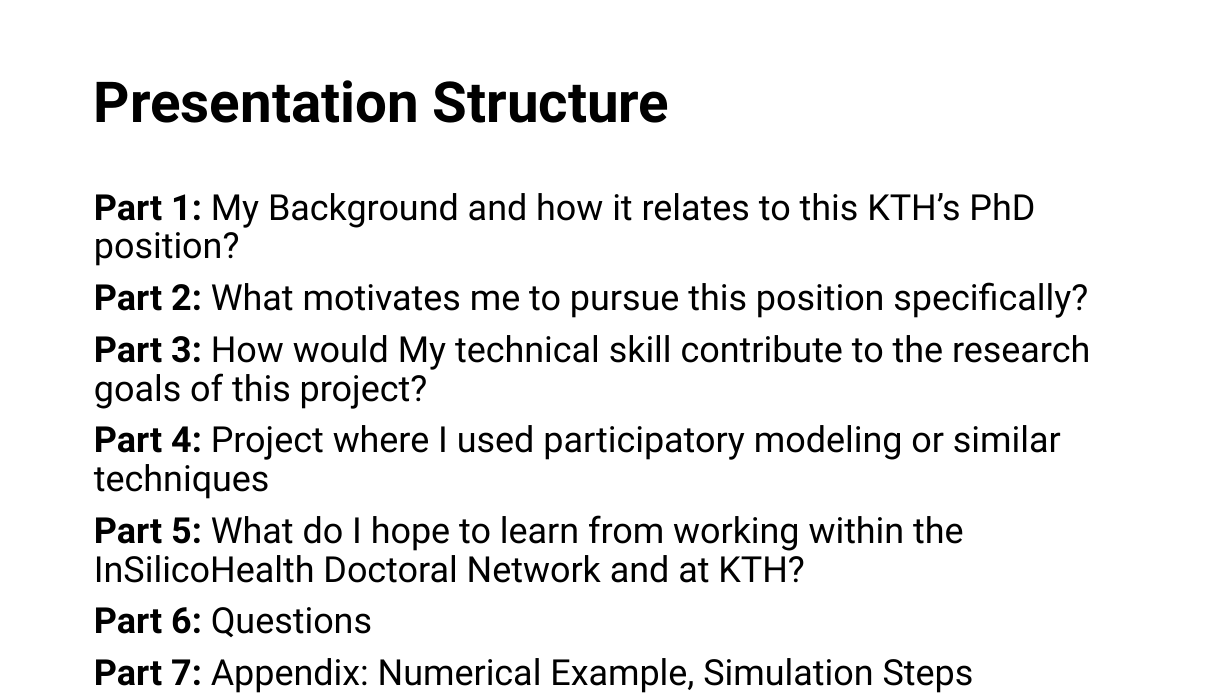
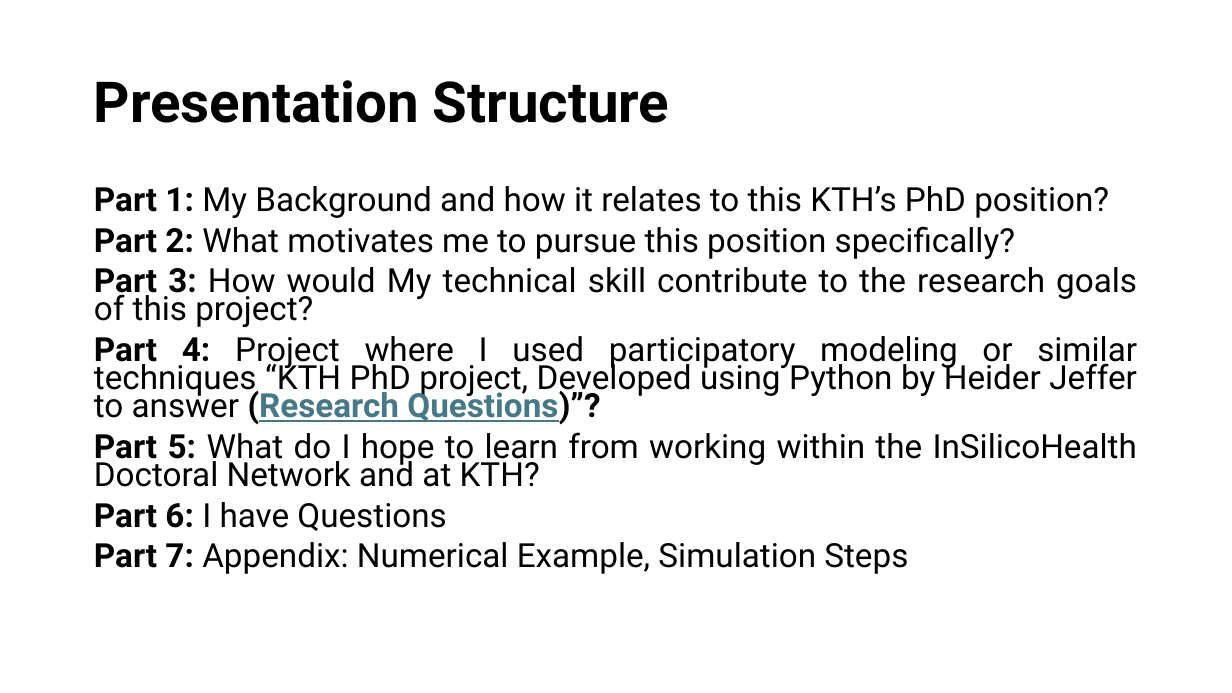
Before and after one commit to HeiderJeffer/Modeling-for-Societal-Complexity-in-Healthcare, a slide deck: slide 3 of Background and motivation.pptx. Drawn at 1232x693 pixels with LibreOffice and Linux fonts; fonts in the diff are those of the drawing. Boxes give left, top, right and bottom in pixels: in the first picture for what was removed or moved away, otherwise in the second. Text is boxed around its words. In the diff, an @@ line names an element or a change of style, - is before the commit and + after.

Commit message:
pr

```diff
--- a/Background and motivation.pptx
+++ b/Background and motivation.pptx
@@ text at box(94, 186, 1137, 574): size 28 to 25.9 pt in "Part 1: My Background and how it ...", "Part 2: What motivates me to pursue ...", "Part 3: How would My technical skill ...", "Part 5: What do I hope to ..." and 1 more places; alignment left to justified; line spacing 0.9 to 0.7 @@
@@ text at box(94, 336, 1137, 425): text changed; size 28 to 25.9 pt @@
-Part 4: Project where I used participatory modeling or similar techniques
+Part 4: Project where I used participatory modeling or similar techniques “KTH PhD project, Developed using Python by Heider Jeffer to answer (Research Questions)”?
@@ text at box(94, 502, 446, 531): text changed; size 28 to 25.9 pt @@
-Part 6: Questions
+Part 6: I have Questions
```
Also in this commit, not shown: 3 other slides changed, 3 slides added, 1 slide removed.
